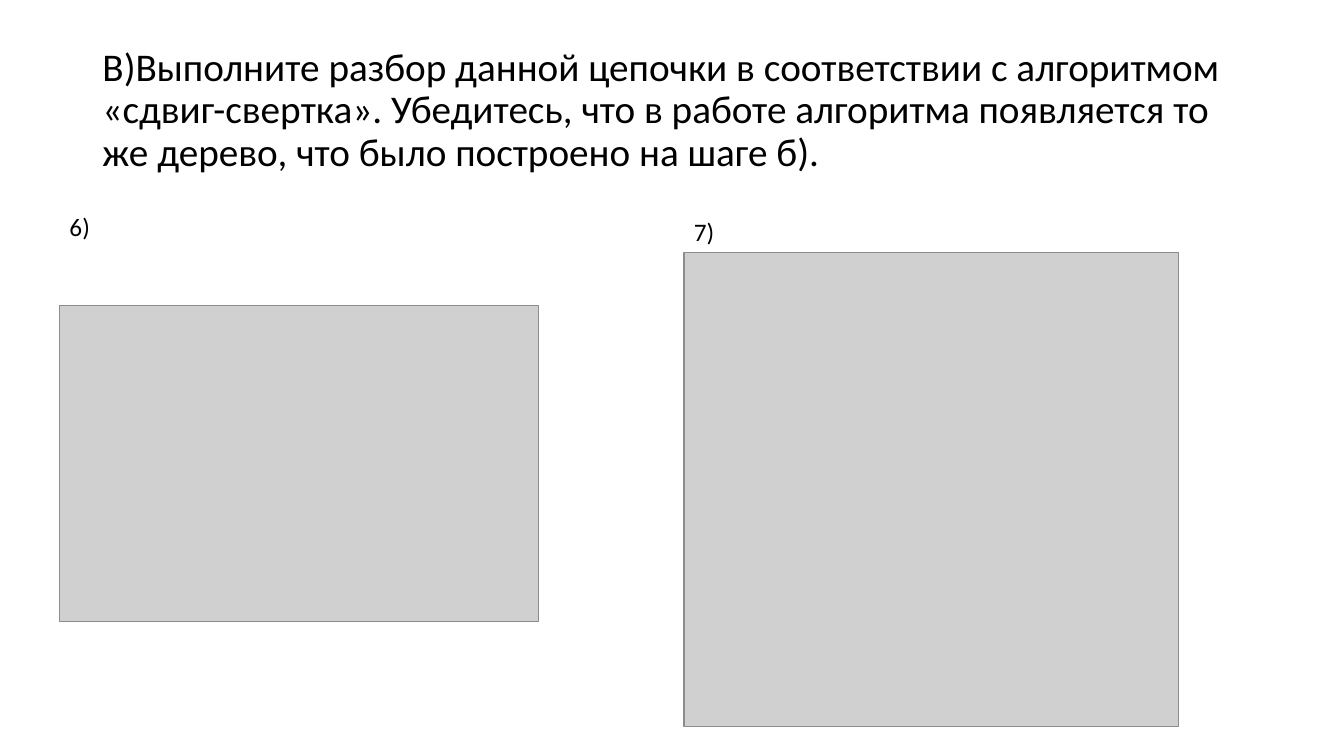
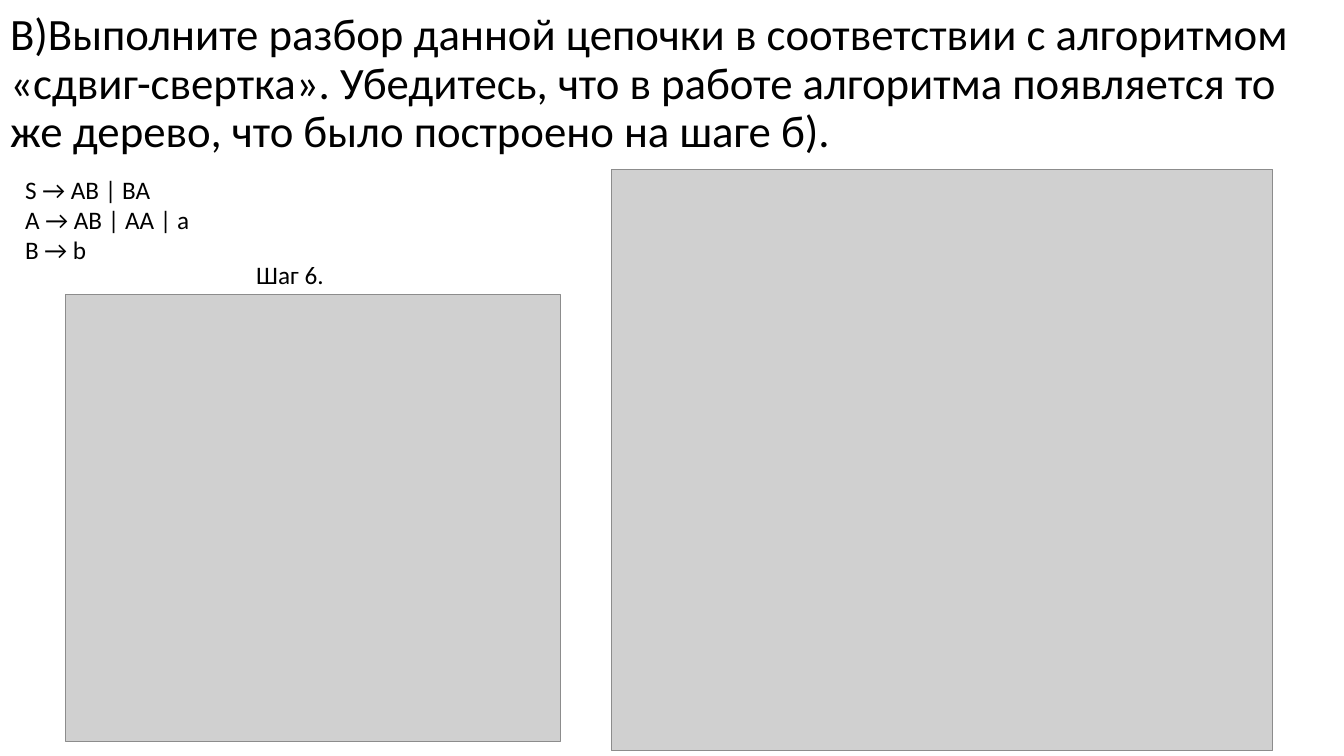
Before and after one commit to goddamnteam/korzun, a slide deck: slide 12 of task7.pptx (slide 8 before the commit). Drawn at 1344x756 pixels with LibreOffice and Linux fonts; fonts in the diff are those of the drawing; grey boxes stand for pictures. Boxes give left, top, right and bottom in pixels: in the first picture for what was removed or moved away, otherwise in the second. Text is boxed around its words. In the diff, an @@ line names an element or a change of style, - is before the commit and + after.

Commit message:
New

```diff
--- a/task7.pptx
+++ b/task7.pptx
@@ title "В)Выполните разбор данной цепочки в ...": place and size @@
-title "В)Выполните разбор данной цепочки в ..." at (102,52,1219,173)
+title "В)Выполните разбор данной цепочки в ..." at (10,17,1288,155)
@@ title "В)Выполните разбор данной цепочки в ..." at (10,17,1288,155): size 28 to 32 pt @@
@@ picture: place and size @@
-picture at (685,252,1180,727)
+picture at (611,169,1272,751)
@@ text added at (25,182,189,259), 18 pt, text #000000 @@
+S → AB | BA
+A → AB | AA | a
+B → b
@@ text removed at (694,223,714,245) @@
-7)
@@ text at (256,267,324,285): text changed @@
-6)
+Шаг 6.
@@ picture: place and size @@
-picture at (59,306,538,622)
+picture at (66,294,560,741)
```
Also in this commit, not shown: 6 other slides changed, 11 slides added, 1 slide removed.
